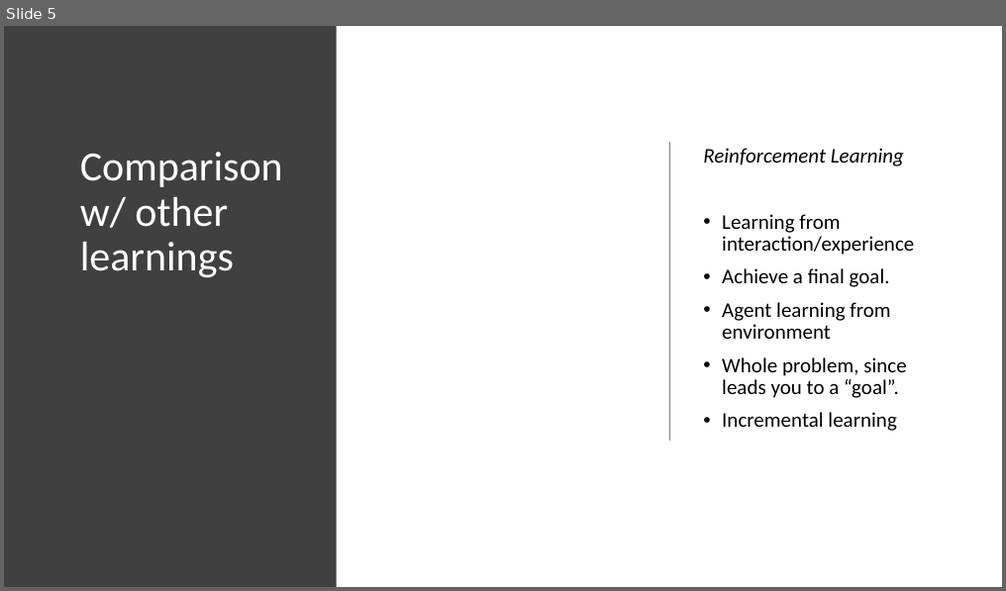
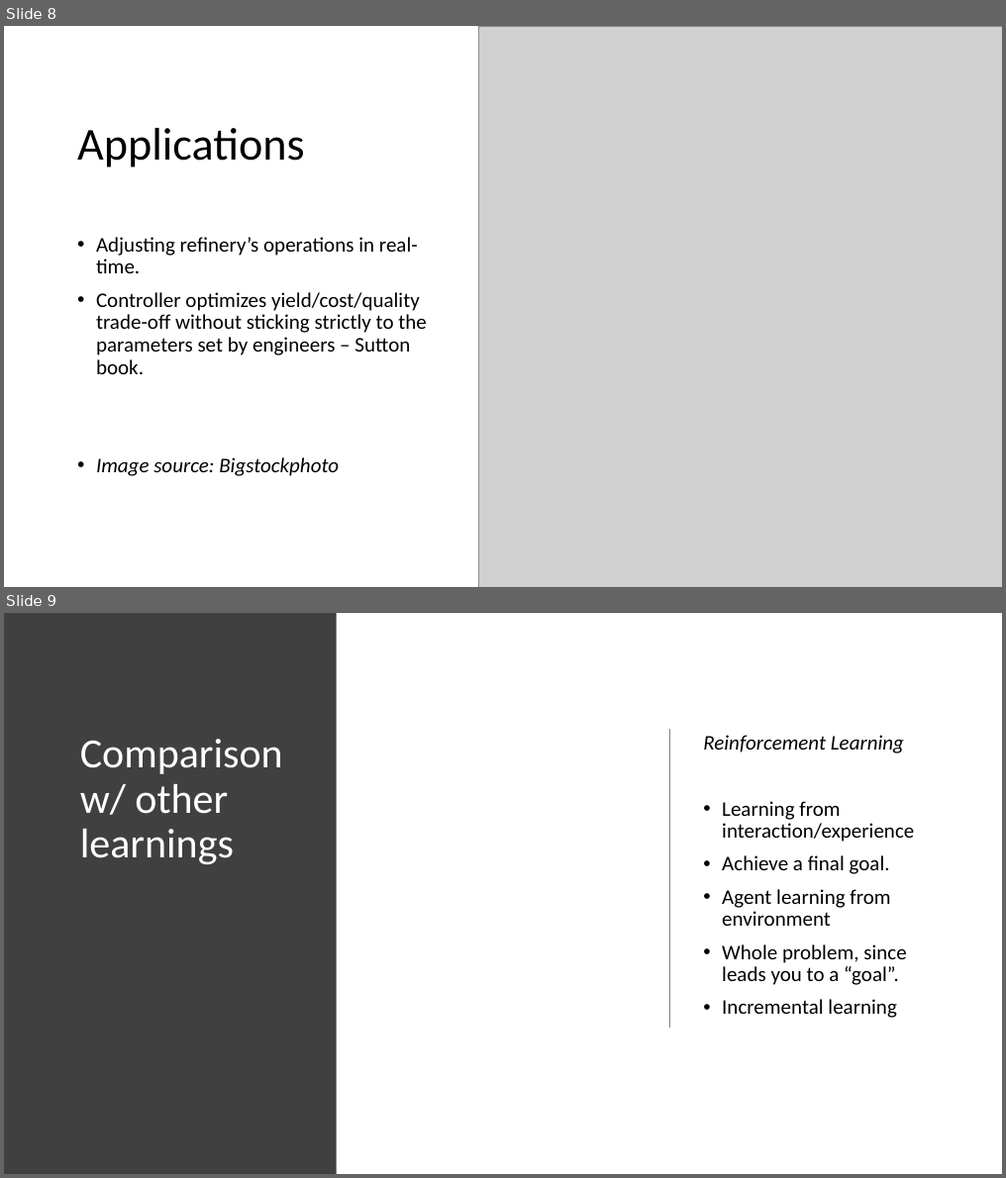
Before and after one commit to ameet123/rl_demo, a slide deck: RL.pptx. Shown one above the other, each under a label of ours: slide 5 before the commit, slides 8 and 9 after it. The pictures are 1006x591 and 1006x1178 pixels, drawn with LibreOffice and Linux fonts; fonts in the diff are those of the drawing; grey boxes stand for pictures; background and template pictures are left out. Boxes give left, top, right and bottom in pixels: in the first picture for what was removed or moved away, otherwise in the second. Text is boxed around its words. In the diff, an @@ line names an element or a change of style, - is before the commit and + after.

```diff
--- a/RL.pptx
+++ b/RL.pptx
@@ slide 8 added at <box>4,26,1002,587</box>, background picture (left out) @@
@@ picture added at <box>478,26,1002,587</box> @@
@@ title added at <box>77,128,305,168</box>, 44 pt, text #000000 @@
+Applications
@@ text added at <box>96,237,427,476</box>, 20 pt, text #000000 @@
+• Adjusting refinery’s operations in real-time.
+• Controller optimizes yield/cost/quality trade-off without sticking strictly to the parameters set by engineers – Sutton book.
+• Image source: Bigstockphoto
@@ what was slide 5 is now slide 9 @@
```
Also in this commit, not shown: 2 slides changed, 5 other slides added, 1 slide removed.
